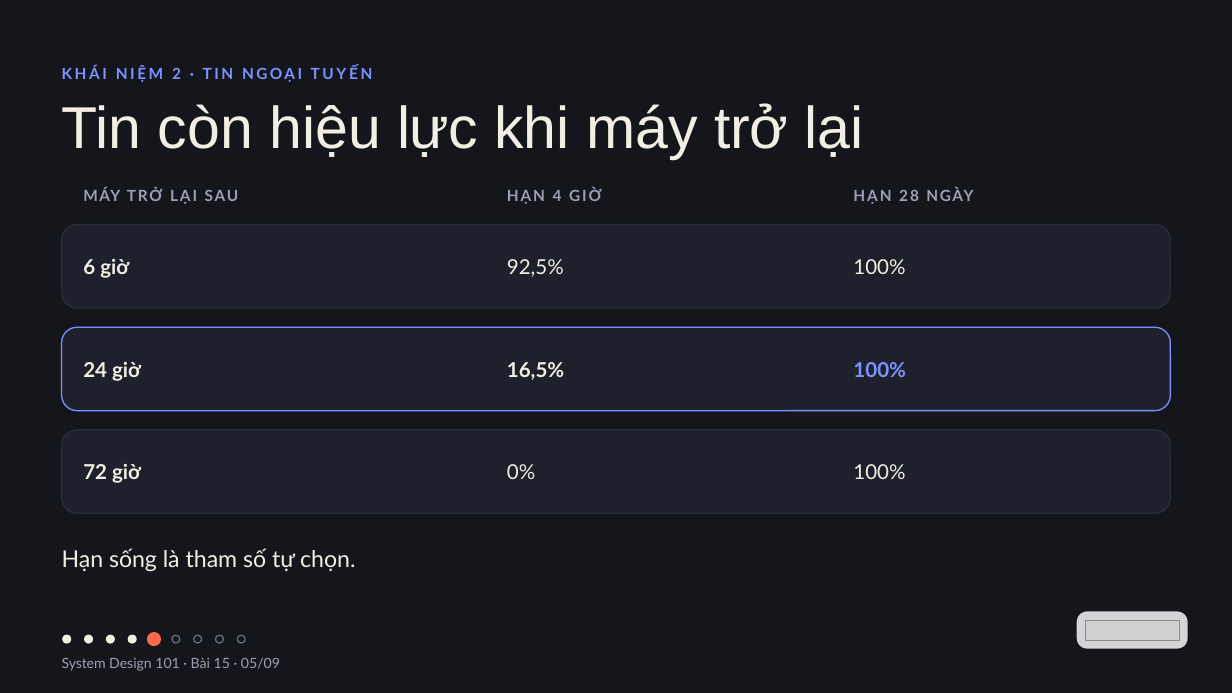
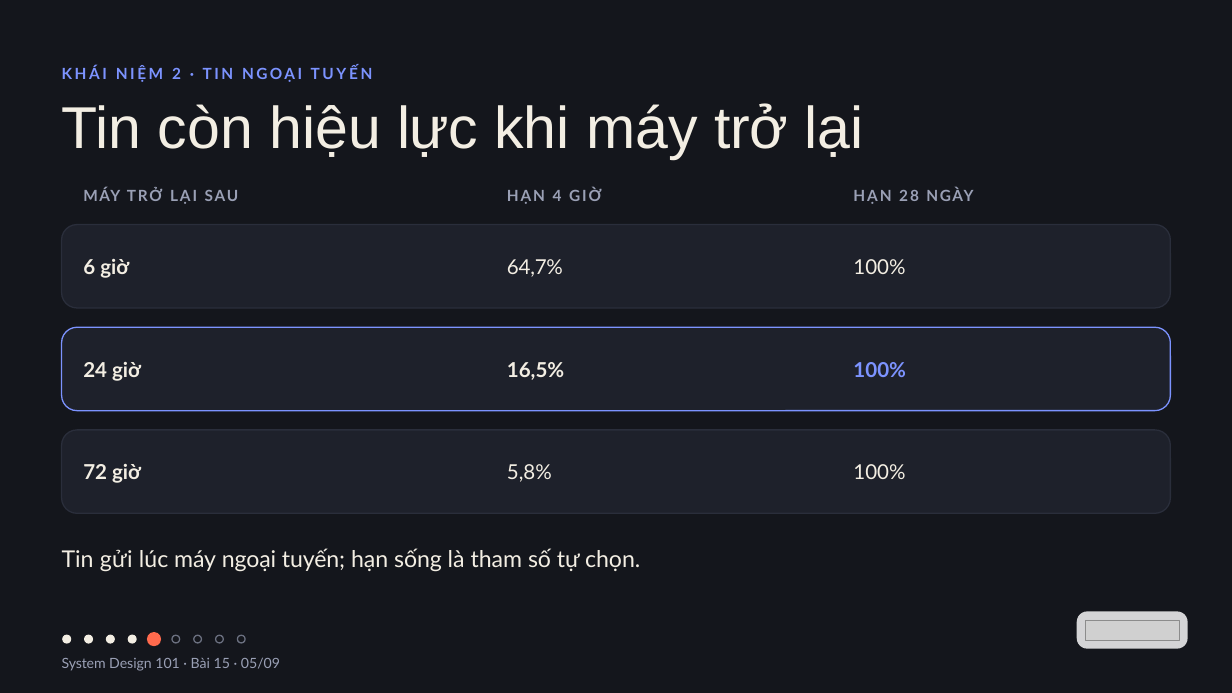
Before and after one commit to vohoailinh90/tool-marketing-studio, a slide deck: slide 5 of system-design-101/vi/lessons/sd-12-015/slides/sd-12-015.pptx. Drawn at 1232x693 pixels with LibreOffice and Linux fonts; fonts in the diff are those of the drawing; grey boxes stand for pictures. Boxes give left, top, right and bottom in pixels: in the first picture for what was removed or moved away, otherwise in the second. Text is boxed around its words. In the diff, an @@ line names an element or a change of style, - is before the commit and + after.

```diff
--- a/system-design-101/vi/lessons/sd-12-015/slides/sd-12-015.pptx
+++ b/system-design-101/vi/lessons/sd-12-015/slides/sd-12-015.pptx
@@ text at [507,259,563,277]: text changed @@
-92,5%
+64,7%
@@ text at [507,464,552,482]: text changed @@
-0%
+5,8%
@@ text at [62,548,640,572]: text changed @@
-Hạn sống là tham số tự chọn.
+Tin gửi lúc máy ngoại tuyến; hạn sống là tham số tự chọn.
```
Also in this commit, not shown: 5 other files.
